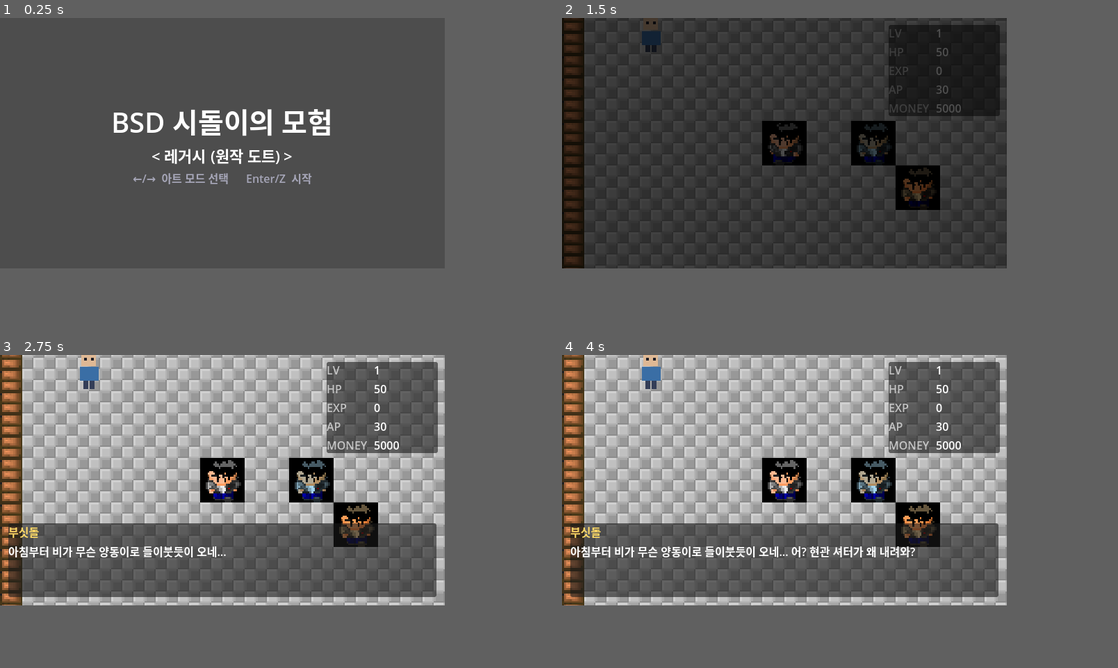
Above: before the commit, frames 1-4 (two rows, left to right).
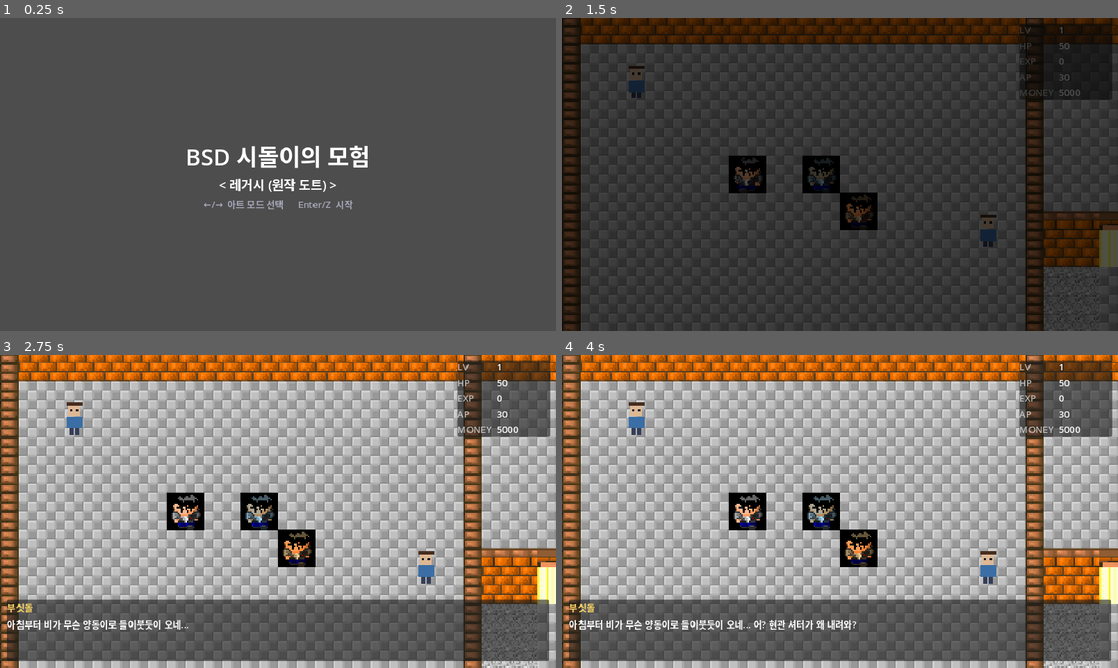
Above: after the commit, the same moments.

Repository: omempty/busidol
Game: Godot game, scene res://scenes/main.tscn
The game is run twice, just before and just after one commit, with the same random seed, the same clock (stepped at 60 frames per second) and the same inputs.
Inputs:
- Up to frame 1 (0.25 s): no input
- Up to frame 2 (1.5 s): tap Enter (menu) at 0.5 s; hold Right (move_right) 0.53-1.28 s; hold Space (interact) 0.53-1.28 s; hold Down (move_down) from 1.28 s (still down); tap Z at 1.35 s
- Up to frame 3 (2.75 s): release Down (move_down) at 2.03 s; hold Right (move_right) from 2.03 s (still down); hold Space (interact) from 2.03 s (still down)
- Up to frame 4 (4 s): release Right (move_right) at 2.78 s; release Space (interact) at 2.78 s; hold Up (move_up) 2.78-3.53 s; tap Z at 2.85 s; tap Enter (menu) at 3.5 s; hold Left (move_left) from 3.53 s (still down); hold Space (interact) from 3.53 s (still down)
In our replay, the window is 640x360 before the commit and 800x450 after it. These sizes can differ from the game's own. Grey fills any space a smaller window leaves; there, only what the larger window draws over its background counts as a difference.

The runs differ from the first frame. In frame 1, 3.4% of the frame differs, in the area x 20-67%, y 29-62%; in frame 2, 25%; in frame 3, 66%; in frame 4, 66%, in the area x 0-100%, y 0-100%.

Commit message:
feat: 뷰포트 960×540 확장 — 원작 시야 비율 복원(캐릭터 = 화면 높이 11.9% ≈ 원작 12%)
타일 30×16.9개 가시(구 20×11.25), 16:9 표준, ×2 = FHD 닷투닷.
회피 아레나 1.5배 확장, 미니게임 패널 중앙 정렬 갱신.
논리 그리드-렌더 px 분리 설계에 따라 게임 로직 무영향.

Ultraworked with [Sisyphus](https://github.com/code-yeongyu/oh-my-openagent)

Co-authored-by: Sisyphus <clio-agent@sisyphuslabs.ai>

Diff:
--- a/remakes/sidol_godot/project.godot
+++ b/remakes/sidol_godot/project.godot
@@ -22,8 +22,8 @@
 
 [display]
 
-window/size/viewport_width=640
-window/size/viewport_height=360
+window/size/viewport_width=960
+window/size/viewport_height=540
 window/stretch/mode="canvas_items"
 window/stretch/aspect="keep"
 
--- a/remakes/sidol_godot/src/battle/dodge_phase.gd
+++ b/remakes/sidol_godot/src/battle/dodge_phase.gd
@@ -7,7 +7,7 @@
 signal phase_complete(hit_count: int)
 
 const PLAYER_HITBOX := 5.0
-const ARENA := Rect2(32, 32, 256, 176)
+const ARENA := Rect2(48, 48, 384, 264)   ## 960×540 뷰포트 기준 (구 640×360 1.5배)
 
 var duration := 4.0
 var elapsed := 0.0
--- a/remakes/sidol_godot/src/ui/battery_circuit_minigame.gd
+++ b/remakes/sidol_godot/src/ui/battery_circuit_minigame.gd
@@ -6,7 +6,7 @@
 
 signal finished(passed: bool)
 
-const PANEL_POS := Vector2(70, 70)
+const PANEL_POS := Vector2(230, 190)   ## 960×540 중앙 정렬
 const PANEL_SIZE := Vector2(500, 160)
 
 var _cfg: Dictionary = {}
--- a/remakes/sidol_godot/src/ui/quiz_minigame.gd
+++ b/remakes/sidol_godot/src/ui/quiz_minigame.gd
@@ -6,7 +6,7 @@
 
 signal finished(passed: bool)
 
-const PANEL_POS := Vector2(70, 60)
+const PANEL_POS := Vector2(230, 180)   ## 960×540 중앙 정렬
 const PANEL_SIZE := Vector2(500, 180)
 
 var _config: Dictionary = {}
